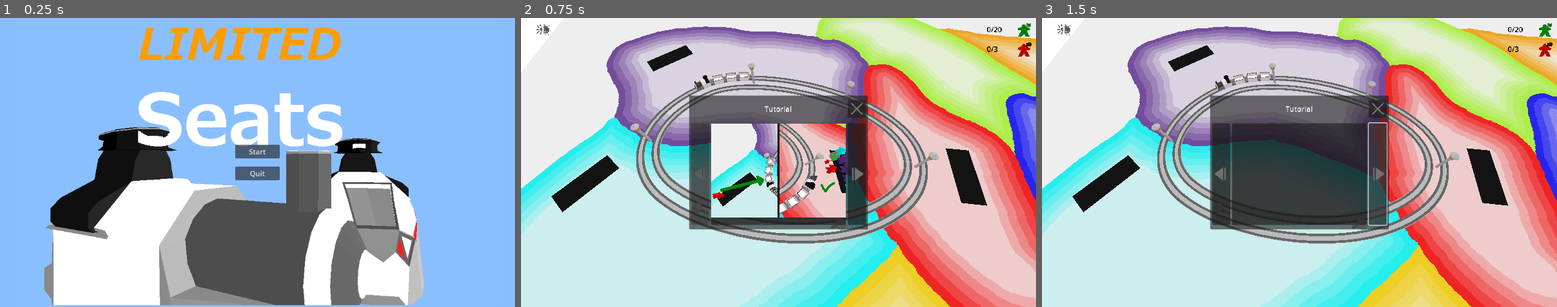
Above: before the commit, frames 1-3 (left to right).
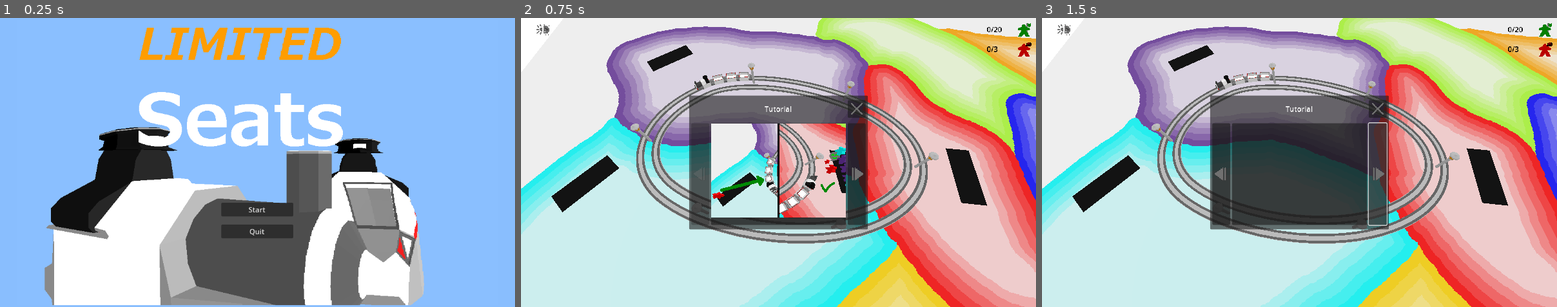
Above: after the commit, the same moments.

Repository: squirrelsoftcompany/LD54
Game: Godot game, scene res://_scenes/menu.tscn
The game is run twice, just before and just after one commit, with the same random seed, the same clock (stepped at 60 frames per second) and the same inputs.
Inputs (mouse positions are in pixels of both pictures, inside the frame that each line leads up to):
- Up to frame 1 (0.25 s): no input
- Up to frame 2 (0.75 s): click "Start" at 0.5 s
- Up to frame 3 (1.5 s): click (1376, 174) at 1.25 s

The runs differ from the first frame. In frame 1, 3.4% of the frame differs, in the area x 8-83%, y 3-100%; in frame 2, nothing differs; in frame 3, nothing differs.

Commit message:
Update menu UI (but the image still not resized)

Diff:
--- a/_scenes/ui/MainMenuUI.tscn
+++ b/_scenes/ui/MainMenuUI.tscn
@@ -33,9 +33,11 @@
 [node name="TitleImage" type="TextureRect" parent="."]
 z_index = -1
 layout_mode = 1
-anchors_preset = 15
-anchor_right = 1.0
-anchor_bottom = 1.0
+anchors_preset = -1
+anchor_left = 0.5
+anchor_top = 0.5
+anchor_right = 0.5
+anchor_bottom = 0.5
 grow_horizontal = 2
 grow_vertical = 2
 texture = ExtResource("2_mag27")
@@ -46,10 +48,10 @@
 custom_minimum_size = Vector2(100, 80)
 layout_mode = 1
 anchors_preset = -1
-anchor_left = 0.5
-anchor_top = 0.5
-anchor_right = 0.5
-anchor_bottom = 0.5
+anchor_left = 0.45
+anchor_top = 0.7
+anchor_right = 0.55
+anchor_bottom = 0.7
 offset_left = -23.0
 offset_top = -37.0
 offset_right = 23.0
